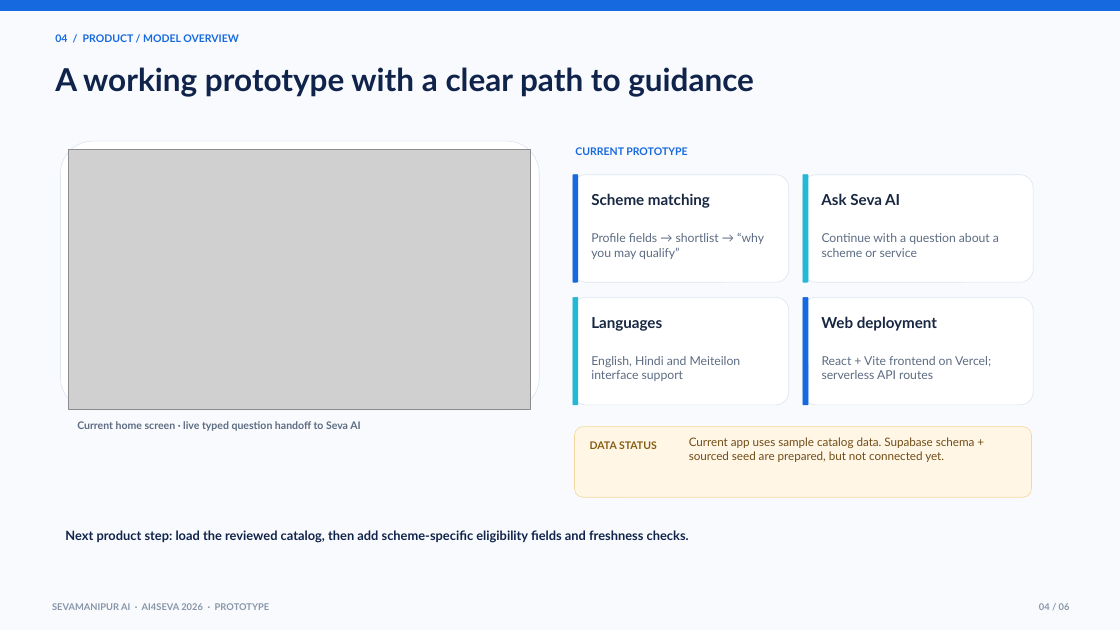
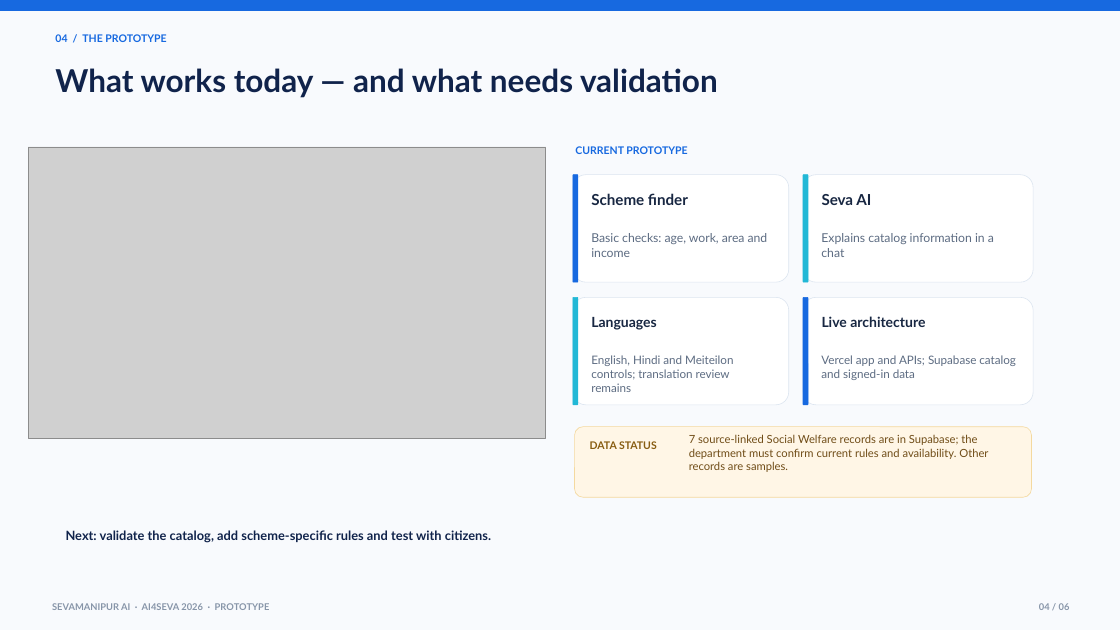
Before and after one commit to Tinkerer79/sevaAi, a slide deck: slide 4 of SevaManipur_AI4SEVA_SW01.pptx. Drawn at 1120x630 pixels with LibreOffice and Linux fonts; fonts in the diff are those of the drawing; grey boxes stand for pictures. Boxes give left, top, right and bottom in pixels: in the first picture for what was removed or moved away, otherwise in the second. Text is boxed around its words. In the diff, an @@ line names an element or a change of style, - is before the commit and + after.

```diff
--- a/SevaManipur_AI4SEVA_SW01.pptx
+++ b/SevaManipur_AI4SEVA_SW01.pptx
@@ text at box(55, 34, 166, 42): text changed @@
-04 / PRODUCT / MODEL OVERVIEW
+04 / THE PROTOTYPE
@@ text at box(55, 68, 718, 98): text changed @@
-A working prototype with a clear path to guidance
+What works today — and what needs validation
@@ picture: place and size @@
-picture at box(69, 150, 531, 409)
+picture at box(29, 147, 546, 439)
@@ rounded rectangle removed at box(60, 141, 539, 410) @@
@@ text at box(591, 193, 688, 205): text changed @@
-Scheme matching
+Scheme finder
@@ text at box(822, 194, 871, 205): text changed @@
-Ask Seva AI
+Seva AI
@@ text at box(591, 233, 768, 257): text changed @@
-Profile fields → shortlist → “why you may qualify”
+Basic checks: age, work, area and income
@@ text at box(821, 233, 994, 257): text changed @@
-Continue with a question about a scheme or service
+Explains catalog information in a chat
@@ text "Languages" at box(591, 317, 656, 330): size 13 to 12 pt @@
@@ text at box(822, 316, 925, 327): text changed; size 13 to 12 pt @@
-Web deployment
+Live architecture
@@ text at box(591, 355, 733, 392): text changed; size 10.5 to 10 pt @@
-English, Hindi and Meiteilon interface support
+English, Hindi and Meiteilon controls; translation review remains
@@ text at box(821, 355, 1016, 380): text changed; size 10.5 to 10 pt @@
-React + Vite frontend on Vercel; serverless API routes
+Vercel app and APIs; Supabase catalog and signed-in data
@@ text removed at box(77, 421, 360, 431) @@
-Current home screen · live typed question handoff to Seva AI
@@ text removed at box(689, 437, 975, 462) @@
-Current app uses sample catalog data. Supabase schema + sourced seed are prepared, but not connected yet.
@@ text added at box(689, 434, 988, 472), 9.6 pt, text #704D18 @@
+7 source-linked Social Welfare records are in Supabase; the department must confirm current rules and availability. Other records are samples.
@@ text at box(66, 530, 491, 543): text changed @@
-Next product step: load the reviewed catalog, then add scheme-specific eligibility fields and freshness checks.
+Next: validate the catalog, add scheme-specific rules and test with citizens.
```
Also in this commit, not shown: 5 other slides changed, 8 other files.
